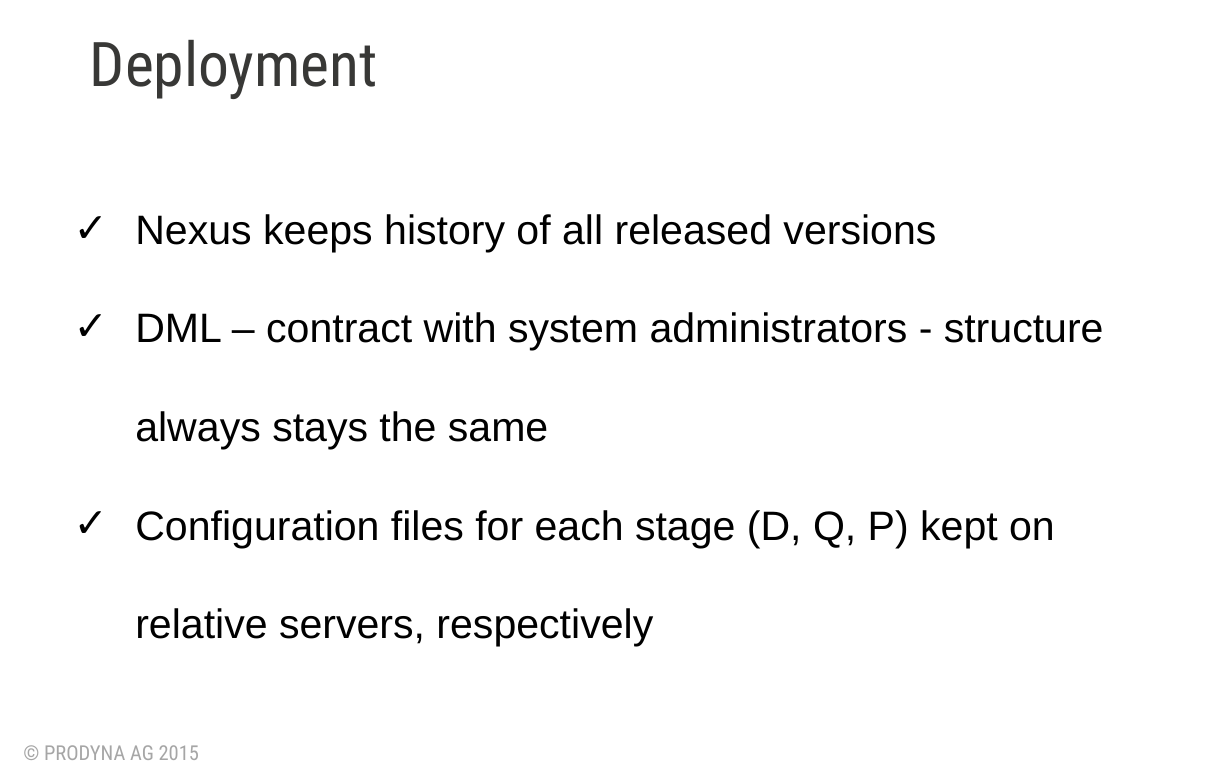
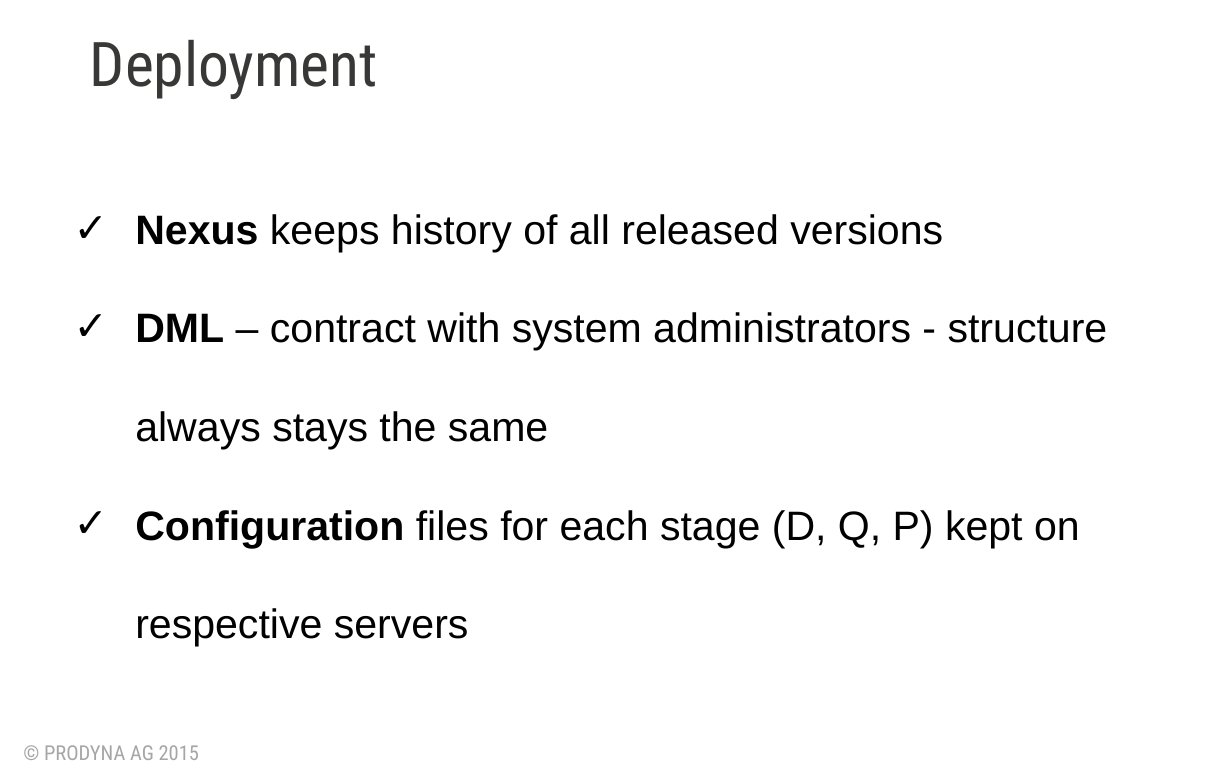
Before and after one commit to BGligorijevic/pac-slides, a slide deck: slide 18 of PAC-final-presentation.pptx. Drawn at 1232x770 pixels with LibreOffice and Linux fonts; fonts in the diff are those of the drawing; background and template pictures are left out. Boxes give left, top, right and bottom in pixels: in the first picture for what was removed or moved away, otherwise in the second. Text is boxed around its words. In the diff, an @@ line names an element or a change of style, - is before the commit and + after.

```diff
--- a/PAC-final-presentation.pptx
+++ b/PAC-final-presentation.pptx
@@ text at bbox=[135, 214, 1108, 449]: bold on in "Nexus", "DML" @@
@@ text at bbox=[135, 510, 1080, 646]: text changed @@
-✓ Configuration files for each stage (D, Q, P) kept on relative servers, respectively
+✓ Configuration files for each stage (D, Q, P) kept on respective servers
```
Also in this commit, not shown: 6 other slides changed.
